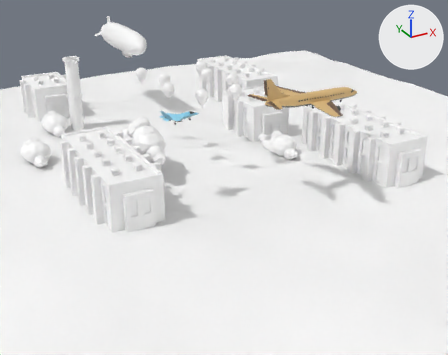
An edit to the FBX model Unity/Assets/Resources/Meshs/ChangJing/changjing8_6.fbx, drawn before and after from the same camera.
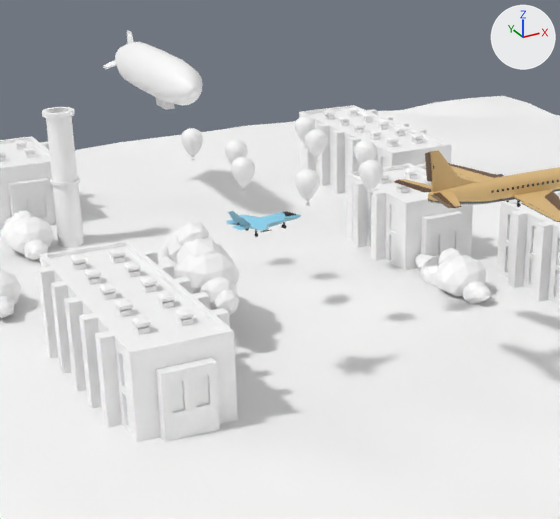
There are two pictures of each version: one whole from a camera (50 mm lens) standing at (-115.0, -220.0, 147.0) and looking at (15.0, 17.0, 29.0), one close up on the part from 9% to 75% of the width and 0% to 77% of the height. Every picture has the same lights, and +X, +Y and +Z are marked at upper right. Where no turn or scale is listed for an object, it has been applied to the vertices.

Before the edit, the objects in view are built like this:
```python
ob_feiting = bpy.data.objects.new('feiting', me_mesh_011)
ob_feiting.location = (-1.4, 100.1, 81.5)
ob_reqiqiu_11 = bpy.data.objects.new('ReQiQiu_11', me_mesh_004)
ob_reqiqiu_11.location = (14.0, 8.1, 76.9)
ob_reqiqiu_12 = bpy.data.objects.new('ReQiQiu_12', me_mesh_005)
ob_reqiqiu_12.location = (-11.4, 22.6, 76.9)
ob_reqiqiu_13 = bpy.data.objects.new('ReQiQiu_13', me_mesh_006)
ob_reqiqiu_13.location = (-16.2, 37.1, 76.9)
ob_reqiqiu_14 = bpy.data.objects.new('ReQiQiu_14', me_mesh_007)
ob_reqiqiu_14.location = (8.9, 22.2, 76.9)
ob_reqiqiu_15 = bpy.data.objects.new('ReQiQiu_15', me_mesh_008)
ob_reqiqiu_15.location = (12.6, 35.2, 76.9)
ob_reqiqiu_2 = bpy.data.objects.new('ReQiQiu_2', me_mesh)
ob_reqiqiu_2.location = (6.7, -7.3, 76.9)
ob_reqiqiu_5 = bpy.data.objects.new('ReQiQiu_5', me_mesh_001)
ob_reqiqiu_5.location = (-8.5, -7.3, 76.9)
ob_reqiqiu_7 = bpy.data.objects.new('ReQiQiu_7', me_mesh_002)
ob_reqiqiu_7.location = (-16.2, 8.1, 76.9)
# also in view: 'tiankong' at (0.0, 0.0, 44.0); 'FeiJi006' at (20.0, -40.0, 84.0); 'jianzhuwu' at (1.0, 14.0, 40.0); 'ZhanDouJi01' at (-27.0, -26.0, 78.0); 'jianzhuwu3' at (9.0, 91.0, 32.0)
```
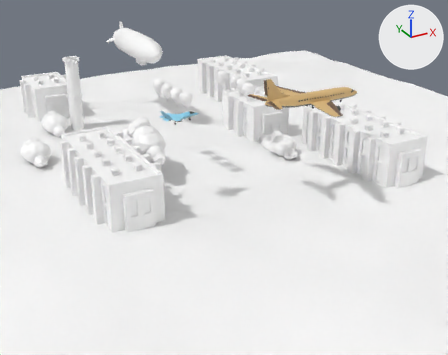
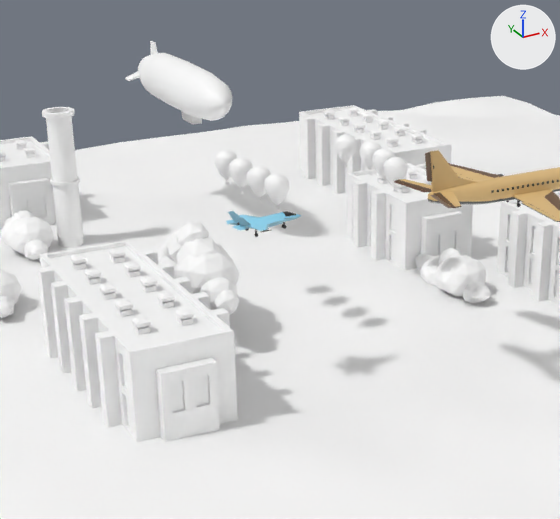
The change, as JSON lines over the scene's bpy script:
```json
{"op": "set", "path": "ob_reqiqiu_13.location", "old": "(-16.2, 37.1, 76.9)", "new": "(-17.0, 15.2, 76.9)"}
{"op": "set", "path": "ob_reqiqiu_12.location", "old": "(-11.4, 22.6, 76.9)", "new": "(-16.8, 7.7, 76.9)"}
{"op": "set", "path": "ob_reqiqiu_5.location", "old": "(-8.5, -7.3, 76.9)", "new": "(-15.4, -7.2, 76.9)"}
{"op": "set", "path": "ob_reqiqiu_2.location", "old": "(6.7, -7.3, 76.9)", "new": "(12.4, -7.8, 76.9)"}
{"op": "set", "path": "ob_reqiqiu_11.location", "old": "(14.0, 8.1, 76.9)", "new": "(14.0, -0.4, 76.9)"}
{"op": "set", "path": "ob_reqiqiu_14.location", "old": "(8.9, 22.2, 76.9)", "new": "(14.6, 6.6, 76.9)"}
{"op": "set", "path": "ob_feiting.location", "old": "(-1.4, 100.1, 81.5)", "new": "(-1.4, 80.2, 81.5)"}
{"op": "set", "path": "ob_reqiqiu_15.location", "old": "(12.6, 35.2, 76.9)", "new": "(12.6, 14.7, 76.9)"}
{"op": "set", "path": "ob_reqiqiu_7.location", "old": "(-16.2, 8.1, 76.9)", "new": "(-16.2, -0.2, 76.9)"}
```

Changed parts and their boxes [x1, y1, x2, y2] in the close-ups (560 x 519 px):
```json
{"object": "feiting", "change": "moved", "before": [103, 31, 203, 110], "after": [125, 41, 232, 125]}
{"object": "ReQiQiu_5", "change": "moved", "before": [295, 169, 320, 206], "after": [264, 173, 290, 211]}
{"object": "ReQiQiu_2", "change": "moved", "before": [359, 160, 383, 196], "after": [383, 157, 408, 193]}
{"object": "ReQiQiu_7", "change": "moved", "before": [231, 157, 255, 192], "after": [247, 166, 271, 202]}
{"object": "ReQiQiu_13", "change": "moved", "before": [181, 128, 203, 161], "after": [214, 150, 237, 185]}
{"object": "ReQiQiu_12", "change": "moved", "before": [225, 139, 248, 164], "after": [229, 157, 253, 193]}
{"object": "ReQiQiu_14", "change": "moved", "before": [305, 129, 328, 162], "after": [359, 141, 382, 175]}
{"object": "ReQiQiu_15", "change": "moved", "before": [295, 116, 316, 148], "after": [334, 134, 357, 168]}
{"object": "ReQiQiu_11", "change": "moved", "before": [354, 140, 377, 165], "after": [372, 148, 396, 183]}
```
